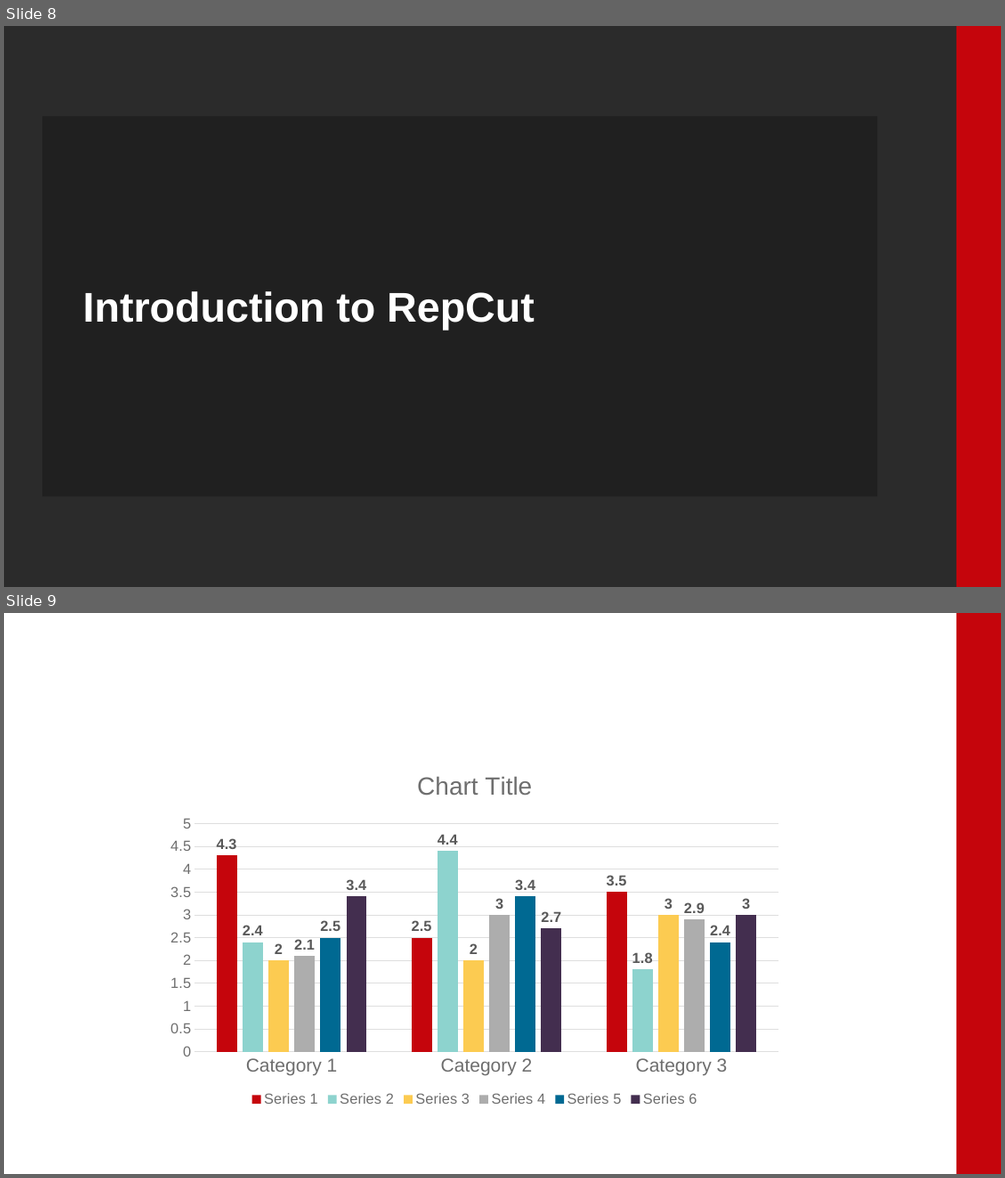
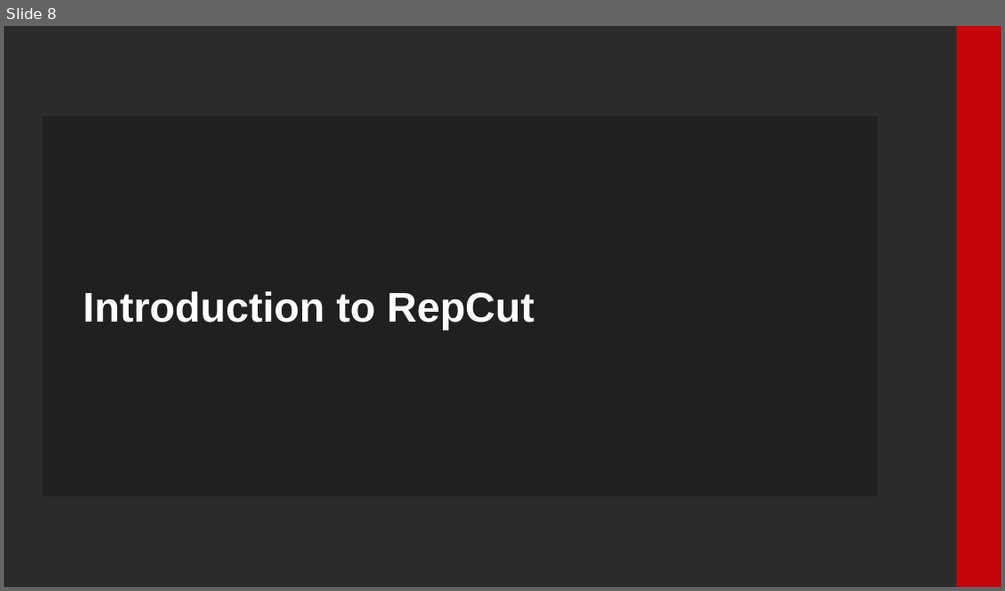
Before and after one commit to Foolock/papers, a slide deck: RepCut/RepCut.pptx. Shown one above the other, each under a label of ours: slides 8 and 9 before the commit, slide 8 after it. The pictures are 1005x1178 and 1005x591 pixels, drawn with LibreOffice and Linux fonts; fonts in the diff are those of the drawing; background and template pictures are left out; a plain dark background stands for a picture behind light text. Boxes give left, top, right and bottom in pixels: in the first picture for what was removed or moved away, otherwise in the second. Text is boxed around its words. In the diff, an @@ line names an element or a change of style, - is before the commit and + after.

```diff
--- a/RepCut/RepCut.pptx
+++ b/RepCut/RepCut.pptx
@@ slide 9 removed at box(4, 613, 1001, 1174), background #FFFFFF; not listed: 1 template element that a slide beside it also shows @@
@@ column chart removed at box(158, 755, 792, 1111) @@
-categories: Category 1, Category 2, Category 3
-Series 1: 4.3, 2.5, 3.5
-Series 2: 2.4, 4.4, 1.8
-Series 3: 2, 2, 3
-Series 4: 2.1, 3, 2.9
-Series 5: 2.5, 3.4, 2.4
-Series 6: 3.4, 2.7, 3
```
Also in this commit, not shown: 1 slide changed, 4 slides added, 5 other slides removed.
